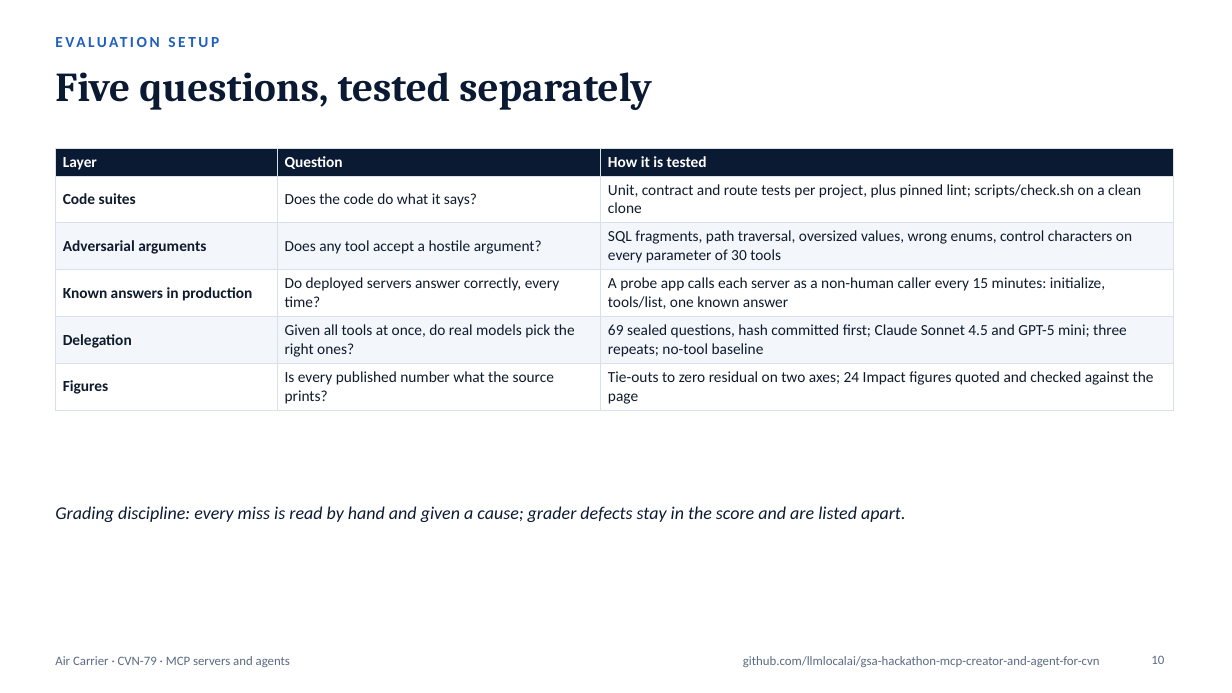
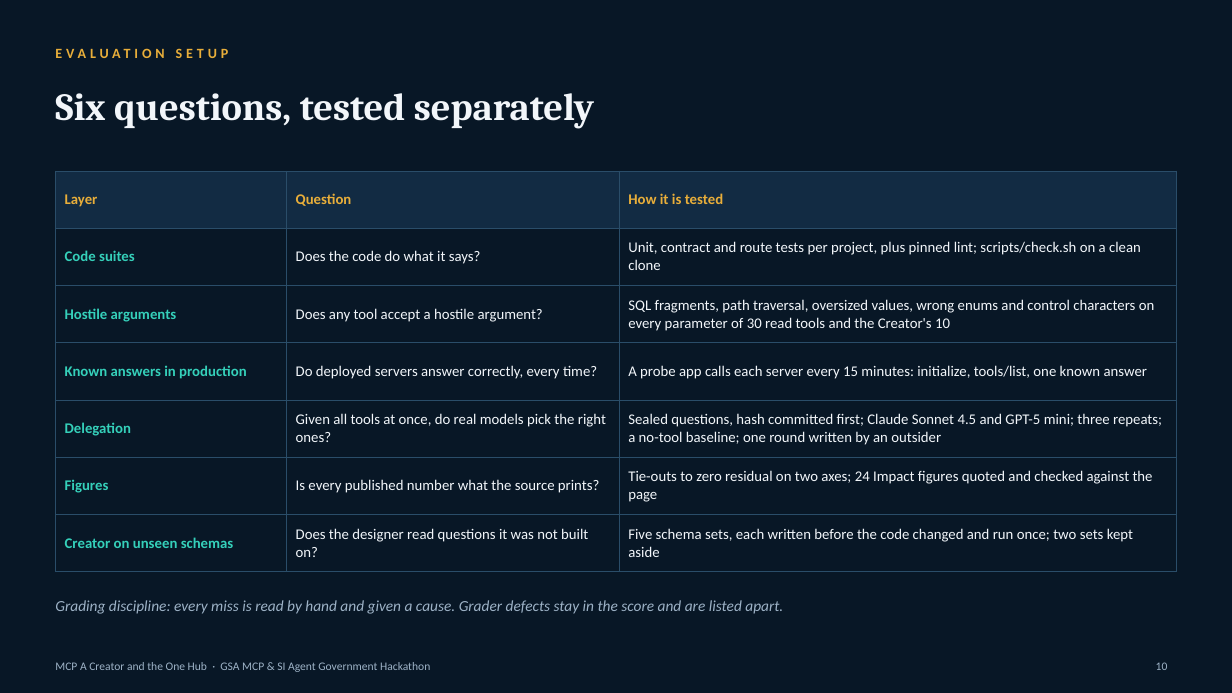
Before and after one commit to gsa-mcp-hackathon/gsa-hackathon-mcp-creator-and-agent-for-air-carrier, a slide deck: slide 10 of docs/submission/mcp-a-creator-one-hub-deck.pptx. Drawn at 1232x693 pixels with LibreOffice and Linux fonts; fonts in the diff are those of the drawing. Boxes give left, top, right and bottom in pixels: in the first picture for what was removed or moved away, otherwise in the second. Text is boxed around its words. In the diff, an @@ line names an element or a change of style, - is before the commit and + after.

```diff
--- a/docs/submission/mcp-a-creator-one-hub-deck.pptx
+++ b/docs/submission/mcp-a-creator-one-hub-deck.pptx
@@ background #FFFFFF to #081726 @@
@@ text "EVALUATION SETUP": place and size @@
-text "EVALUATION SETUP" at (55,32,1165,60)
+text "EVALUATION SETUP" at (55,39,980,67)
@@ text "EVALUATION SETUP" at (55,39,980,67): size 12 to 11 pt, text colour #1F5FBF to #E8AE3A, letter spacing 2 to 3 pt; vertical alignment top to middle @@
@@ title "Six questions, tested separately" at (55,93,594,129): vertical alignment top to middle @@
@@ title at (55,93,594,129): text changed; size 32 to 30 pt; text colour #0B1A33 to #F2F6FA @@
-Five questions, tested separately
+Six questions, tested separately
@@ table at (55,171,1177,561) @@
-row 3, column 1: Adversarial arguments
+row 3, column 1: Hostile arguments
-row 3, column 3: SQL fragments, path traversal, oversized values, wrong enums, control characters on every parameter of 30 tools
+row 3, column 3: SQL fragments, path traversal, oversized values, wrong enums and control characters on every parameter of 30 read tools and the Creator's 10
-row 4, column 3: A probe app calls each server as a non-human caller every 15 minutes: initialize, tools/list, one known answer
+row 4, column 3: A probe app calls each server every 15 minutes: initialize, tools/list, one known answer
-row 5, column 3: 69 sealed questions, hash committed first; Claude Sonnet 4.5 and GPT-5 mini; three repeats; no-tool baseline
+row 5, column 3: Sealed questions, hash committed first; Claude Sonnet 4.5 and GPT-5 mini; three repeats; a no-tool baseline; one round written by an outsider
+row 7: Creator on unseen schemas | Does the designer read questions it was not built on? | Five schema sets, each written before the code changed and run once; two sets kept aside
@@ table: place and size @@
-table at (55,148,1174,408)
+table at (55,171,1177,561)
@@ text "Grading discipline: every miss is ..." at (55,600,783,614): vertical alignment middle to top @@
@@ text at (55,600,783,614): text changed; size 14 to 12 pt; text colour #0B1A33 to #9DB2C6 @@
-Grading discipline: every miss is read by hand and given a cause; grader defects stay in the score and are listed apart.
+Grading discipline: every miss is read by hand and given a cause. Grader defects stay in the score and are listed apart.
@@ text removed at (55,656,290,667) @@
-Air Carrier · CVN-79 · MCP servers and agents
@@ text removed at (743,656,1100,667) @@
-github.com/llmlocalai/gsa-hackathon-mcp-creator-and-agent-for-cvn
@@ page number at (1156,662,1168,670): size 10 to 9 pt, text colour #5B6B82 to #9DB2C6 @@
@@ text added at (55,662,430,672), 9 pt, text #9DB2C6 @@
+MCP A Creator and the One Hub · GSA MCP & SI Agent Government Hackathon
```
Also in this commit, not shown: 8 other slides changed, 7 slides added, 5 slides removed, 33 other files.
